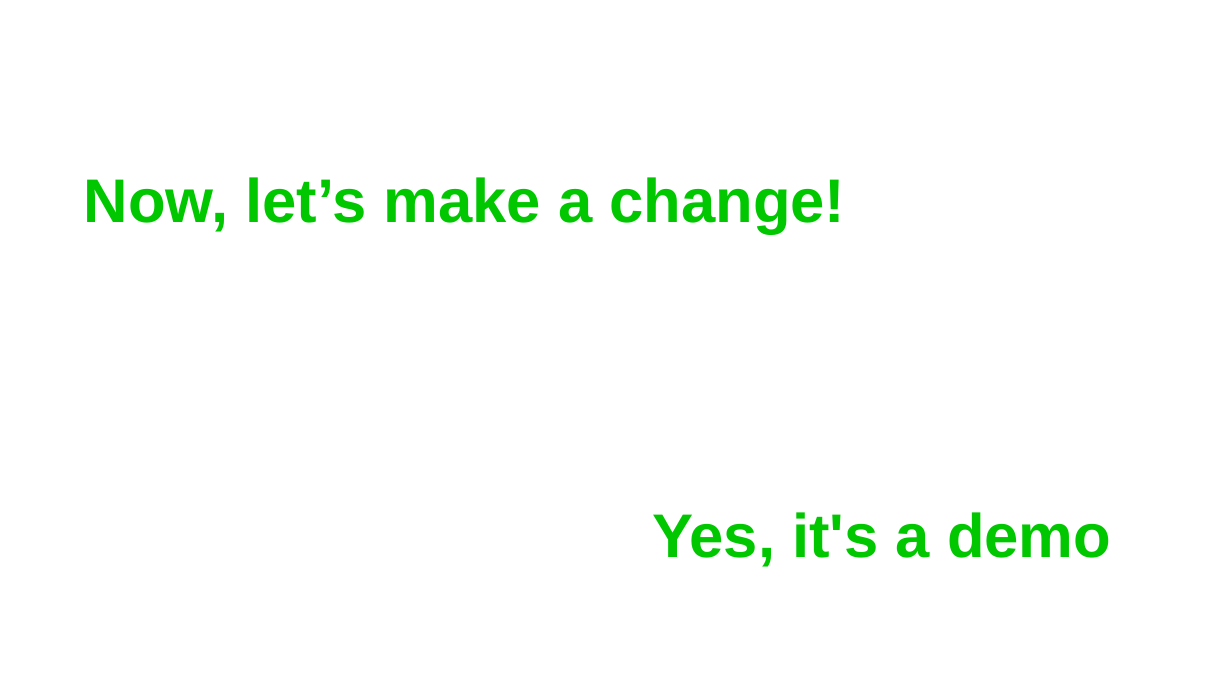
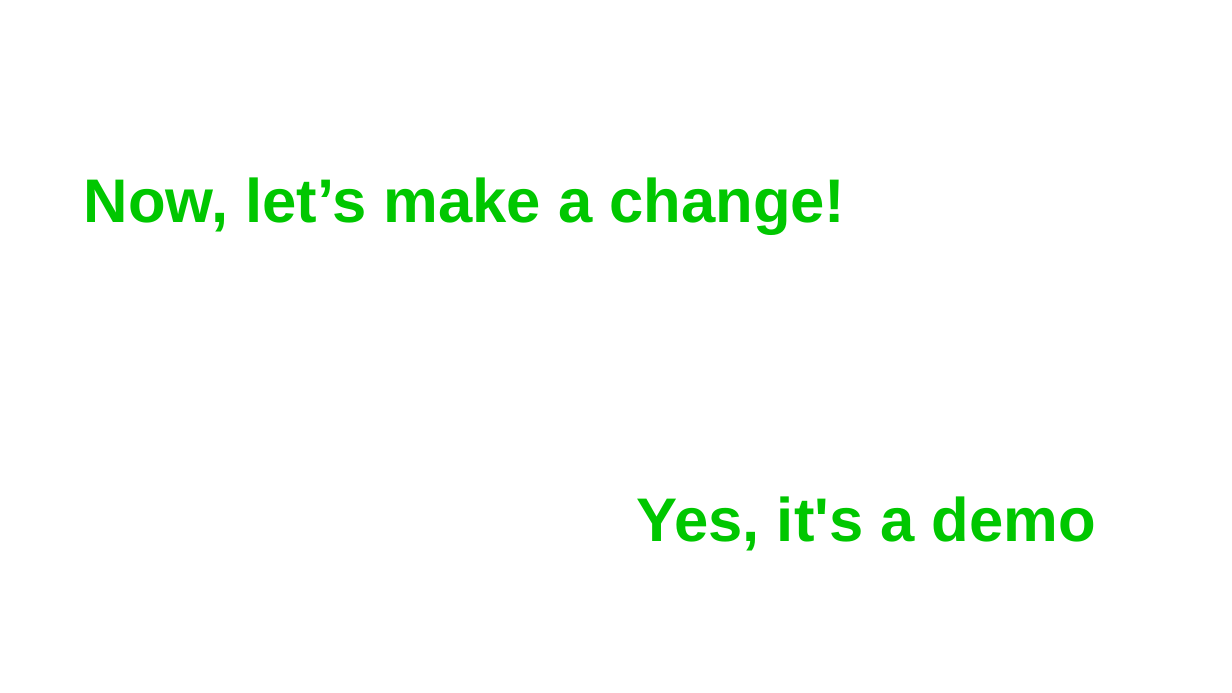
Before and after one commit to GuidoZam/espc-spfx-session-demo, a slide deck: slide 15 of .demo/ESPC25_SPFx_Slides.pptx (slide 14 before the commit). Drawn at 1232x693 pixels with LibreOffice and Linux fonts; fonts in the diff are those of the drawing; background and template pictures are left out. Boxes give left, top, right and bottom in pixels: in the first picture for what was removed or moved away, otherwise in the second. Text is boxed around its words. In the diff, an @@ line names an element or a change of style, - is before the commit and + after.

```diff
--- a/.demo/ESPC25_SPFx_Slides.pptx
+++ b/.demo/ESPC25_SPFx_Slides.pptx
@@ text "Yes, it's a demo": place and size @@
-text "Yes, it's a demo" at (652, 512, 1111, 567)
+text "Yes, it's a demo" at (637, 496, 1096, 551)
```
Also in this commit, not shown: 3 other slides changed, 2 slides added.
